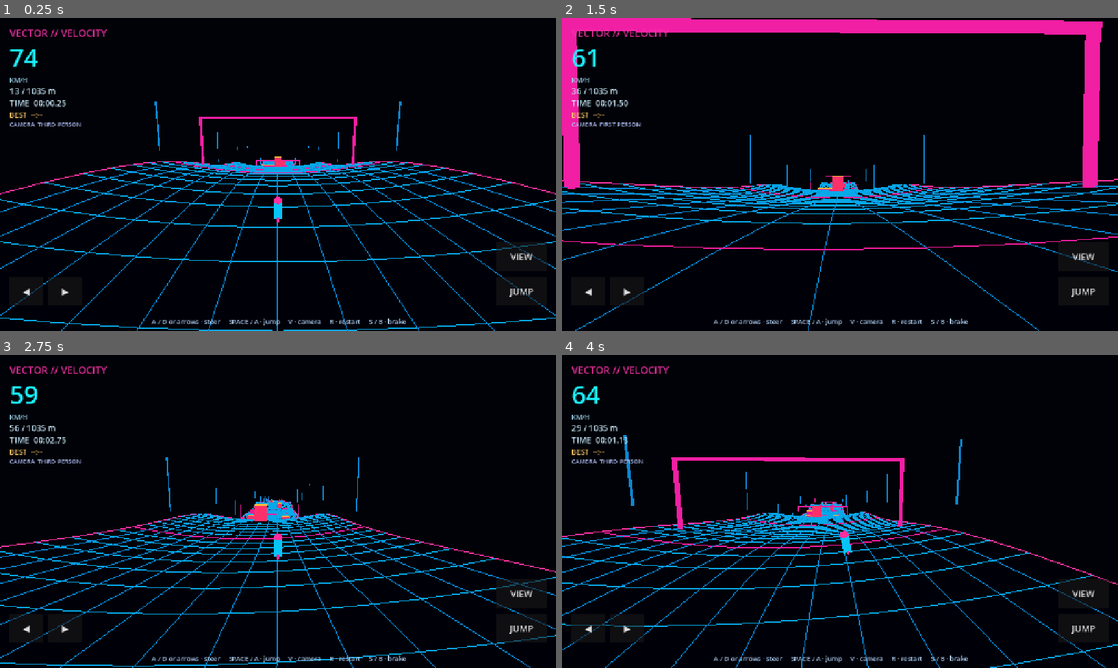
Above: before the commit, frames 1-4 (two rows, left to right).
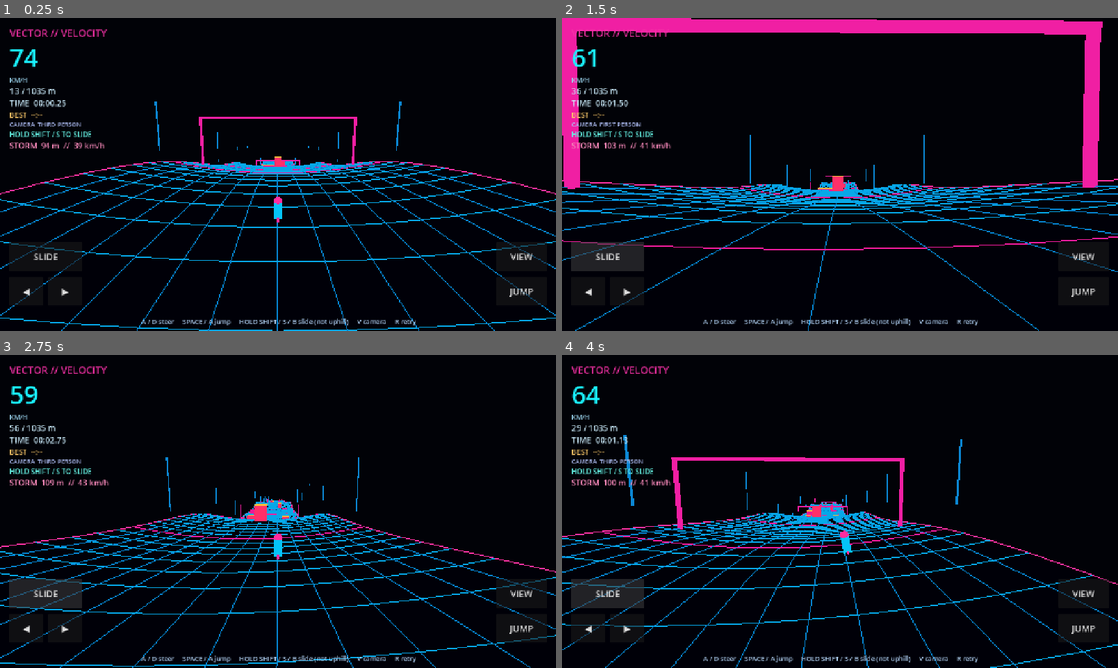
Above: after the commit, the same moments.

Repository: Unborne-Fetus/Cracked
Game: Godot game, scene res://scenes/main.tscn
Same seed, same stepped clock (60 frames per second), same inputs: the game is played once before the commit and once after it.
Inputs (mouse positions are in pixels of both pictures, inside the frame that each line leads up to):
- Up to frame 1 (0.25 s): no input
- Up to frame 2 (1.5 s): click (606, 255) at 0.5 s, where only the run after the commit has a clickable "SLIDE"; tap Enter at 1.25 s; hold D from 1.28 s (still down); tap V at 1.35 s
- Up to frame 3 (2.75 s): tap Space at 1.52, 2.27 s; release D at 2.03 s; hold S from 2.03 s (still down); tap C at 2.1 s
- Up to frame 4 (4 s): release S at 2.78 s; hold D from 2.78 s (still down); tap R at 2.85 s; tap Shift at 3.6 s; tap Space at 3.77 s

The runs differ from the first frame. In frame 1, 1.1% of the frame differs, in the area x 1-75%, y 36-99%; in frame 2, 2.1%; in frame 3, 2.1%; in frame 4, 2.1%.
Error before the commit: Invalid access to property or key 'last_boost_time' on a base object of type 'CharacterBody3D (runner.gd)'. (res://scripts/game.gd:94)

Commit message:
Connect sliding HUD, hazard failures, and accelerating storm chase to gameplay

Diff:
--- a/scripts/game.gd
+++ b/scripts/game.gd
@@ -3,10 +3,12 @@
 
 const CourseScript = preload("res://scripts/course.gd")
 const RunnerScript = preload("res://scripts/runner.gd")
+const StormScript = preload("res://scripts/storm.gd")
 const COURSE_LENGTH := 1050.0
 
 var course
 var runner
+var storm
 var view_camera: Camera3D
 var first_person := false
 var run_finished := false
@@ -17,6 +19,8 @@
 var clock_label: Label
 var record_label: Label
 var camera_label: Label
+var slide_label: Label
+var storm_label: Label
 var message_label: Label
 var restart_button: Button
 
@@ -26,6 +30,9 @@
 	add_child(course)
 	runner = RunnerScript.new()
 	add_child(runner)
+	course.hazard_hit.connect(_on_hazard_hit)
+	storm = StormScript.new()
+	add_child(storm)
 	view_camera = Camera3D.new()
 	view_camera.current = true
 	view_camera.fov = 82.0
@@ -53,6 +60,8 @@
 	run_time = 0.0
 	runner.reset_run(Vector3(8.0, course.surface_height(8.0, 0.0) + 1.25, 0.0))
 	runner.set_first_person(first_person)
+	storm.reset(runner.global_position.x)
+	storm.position.y = course.surface_height(0.0, 0.0)
 	if message_label != null:
 		message_label.visible = false
 	if restart_button != null:
@@ -61,9 +70,13 @@
 func _process(delta: float) -> void:
 	if not run_finished:
 		run_time += delta
-		if runner.global_position.y < course.surface_height(clampf(runner.global_position.x, 0, COURSE_LENGTH), 0.0) - 32.0 or absf(runner.global_position.z) > 48.0:
-			_restart()
-		if runner.global_position.x >= COURSE_LENGTH - 15.0:
+		storm.advance(delta)
+		storm.position.y = course.surface_height(clampf(storm.front_x, 0.0, COURSE_LENGTH), 0.0)
+		if runner.global_position.y < course.surface_height(clampf(runner.global_position.x, 0.0, COURSE_LENGTH), 0.0) - 32.0 or absf(runner.global_position.z) > 48.0:
+			_lose("FELL OFF THE COURSE")
+		elif storm.gap_to(runner.global_position.x) <= 1.0:
+			_lose("THE STORM CAUGHT YOU")
+		elif runner.global_position.x >= COURSE_LENGTH - 15.0:
 			_finish()
 	_update_camera(delta)
 	_update_hud()
@@ -91,14 +104,26 @@
 	clock_label.text = "TIME  " + _clock(run_time)
 	record_label.text = "BEST  " + ("--:--" if best_time <= 0.0 else _clock(best_time))
 	camera_label.text = "CAMERA  " + ("FIRST PERSON" if first_person else "THIRD PERSON")
-	if not run_finished and runner.gameplay_seconds - runner.last_boost_time < 1.1:
-		message_label.visible = true
-		message_label.text = "BOOST +18"
-	elif not run_finished:
-		message_label.visible = false
+	slide_label.text = "SLIDING  // GAINING SPEED" if runner.is_sliding else "HOLD SHIFT / S TO SLIDE"
+	var gap: float = maxf(float(storm.gap_to(runner.global_position.x)), 0.0)
+	storm_label.text = "STORM  %d m  //  %d km/h" % [int(gap), int(storm.speed * 3.6)]
+	storm_label.add_theme_color_override("font_color", Color(1.0, 0.21, 0.38) if gap < 40.0 else Color(0.96, 0.53, 0.72))
 
 func _clock(seconds: float) -> String:
 	return "%02d:%05.2f" % [int(seconds / 60.0), fmod(seconds, 60.0)]
+
+func _on_hazard_hit(body: Node3D) -> void:
+	if body == runner and not run_finished:
+		_lose("OBSTACLE HIT")
+
+func _lose(reason: String) -> void:
+	if run_finished:
+		return
+	run_finished = true
+	runner.set_physics_process(false)
+	message_label.text = reason + "  //  RUN AGAIN"
+	message_label.visible = true
+	restart_button.visible = true
 
 func _finish() -> void:
 	run_finished = true
@@ -174,6 +199,10 @@
 	stack.add_child(record_label)
 	camera_label = _label("", 14, Color(0.68, 0.74, 0.95))
 	stack.add_child(camera_label)
+	slide_label = _label("", 16, Color(0.40, 0.96, 0.90))
+	stack.add_child(slide_label)
+	storm_label = _label("", 18, Color(1.0, 0.33, 0.50))
+	stack.add_child(storm_label)
 
 	message_label = _label("", 27, Color(1.0, 0.84, 0.30))
 	message_label.set_anchors_preset(Control.PRESET_CENTER_TOP)
@@ -185,7 +214,7 @@
 	message_label.visible = false
 	root.add_child(message_label)
 
-	var hint := _label("A / D or arrows · steer     SPACE / A · jump     V · camera     R · restart     S / B · brake", 15, Color(0.70, 0.83, 0.96))
+	var hint := _label("A / D steer     SPACE / A jump     HOLD SHIFT / S / B slide (not uphill)     V camera     R retry", 15, Color(0.70, 0.83, 0.96))
 	hint.anchor_top = 1.0
 	hint.anchor_bottom = 1.0
 	hint.anchor_right = 1.0
@@ -204,6 +233,10 @@
 	root.add_child(right_button)
 	right_button.button_down.connect(func() -> void: runner.touch_axis += 1.0)
 	right_button.button_up.connect(func() -> void: runner.touch_axis -= 1.0)
+	var slide_button := _button("SLIDE", 20, 190, 204)
+	root.add_child(slide_button)
+	slide_button.button_down.connect(func() -> void: runner.touch_slide = true)
+	slide_button.button_up.connect(func() -> void: runner.touch_slide = false)
 	var jump_button := _button("JUMP", -138, -20, 124)
 	jump_button.anchor_left = 1.0
 	jump_button.anchor_right = 1.0
